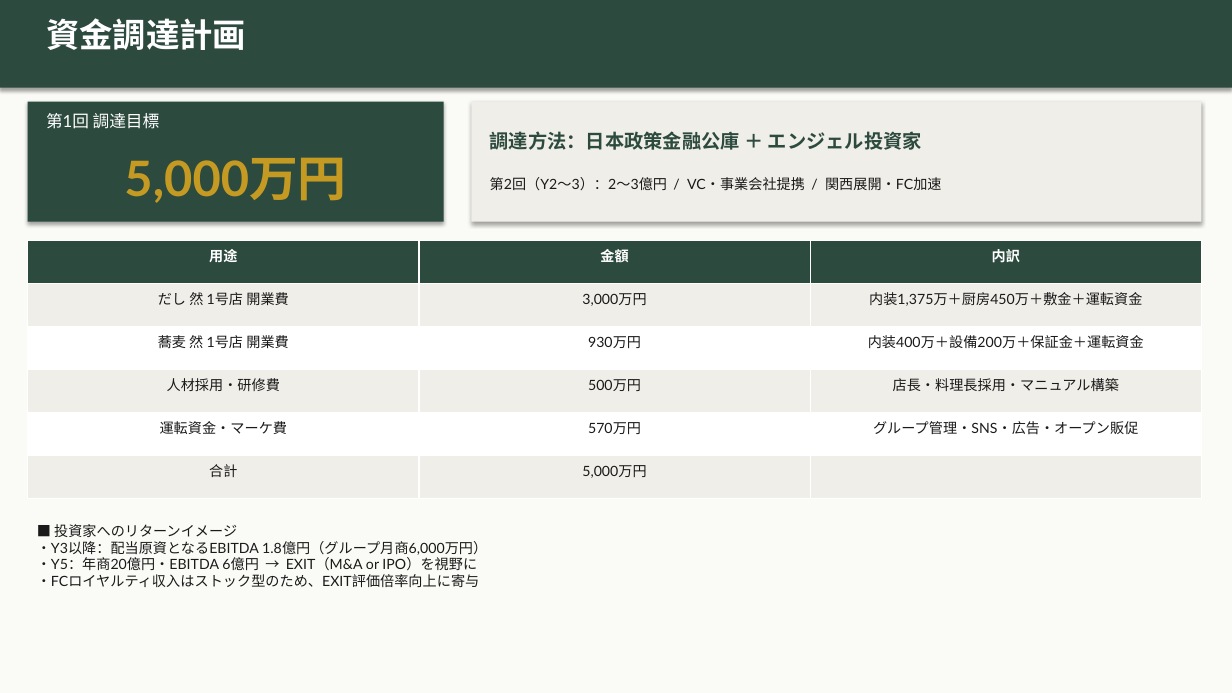
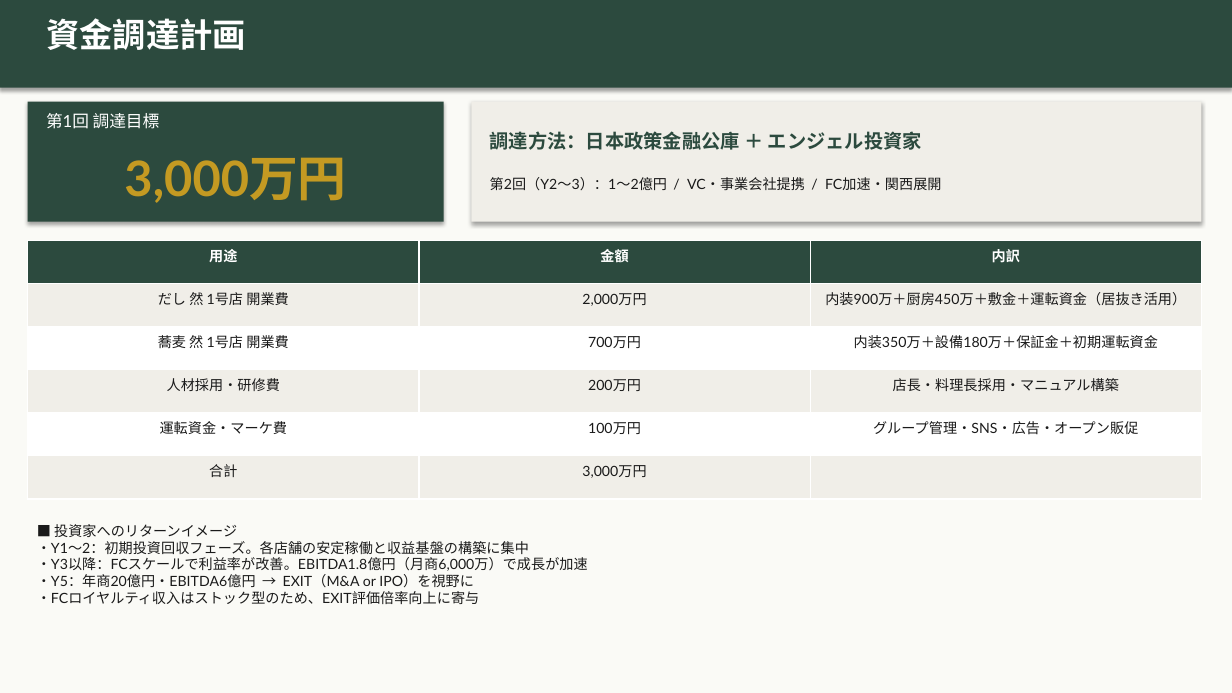
Before and after one commit to hunkotusaisinryo-lab/test-repo, a slide deck: slide 11 of zen/07_融資・投資家資料/然グループ_統合ピッチデッキ_強化版.pptx. Drawn at 1232x693 pixels with LibreOffice and Linux fonts; fonts in the diff are those of the drawing. Boxes give left, top, right and bottom in pixels: in the first picture for what was removed or moved away, otherwise in the second. Text is boxed around its words. In the diff, an @@ line names an element or a change of style, - is before the commit and + after.

```diff
--- a/zen/07_融資・投資家資料/然グループ_統合ピッチデッキ_強化版.pptx
+++ b/zen/07_融資・投資家資料/然グループ_統合ピッチデッキ_強化版.pptx
@@ text at bbox=[124, 157, 346, 203]: text changed @@
-5,000万円
+3,000万円
@@ text at bbox=[490, 177, 942, 190]: text changed @@
-第2回（Y2〜3）：2〜3億円 / VC・事業会社提携 / 関西展開・FC加速
+第2回（Y2〜3）：1〜2億円 / VC・事業会社提携 / FC加速・関西展開
@@ table at bbox=[28, 240, 1201, 499] @@
-row 2, column 2: 3,000万円
+row 2, column 2: 2,000万円
-row 2, column 3: 内装1,375万＋厨房450万＋敷金＋運転資金
+row 2, column 3: 内装900万＋厨房450万＋敷金＋運転資金（居抜き活用）
-row 3, column 2: 930万円
+row 3, column 2: 700万円
-row 3, column 3: 内装400万＋設備200万＋保証金＋運転資金
+row 3, column 3: 内装350万＋設備180万＋保証金＋初期運転資金
-row 4, column 2: 500万円
+row 4, column 2: 200万円
-row 5, column 2: 570万円
+row 5, column 2: 100万円
-row 6, column 2: 5,000万円
+row 6, column 2: 3,000万円
@@ text at bbox=[37, 541, 588, 587]: text changed @@
-・Y3以降：配当原資となるEBITDA 1.8億円（グループ月商6,000万円）
-・Y5：年商20億円・EBITDA 6億円 → EXIT（M&A or IPO）を視野に
+・Y1〜2：初期投資回収フェーズ。各店舗の安定稼働と収益基盤の構築に集中
+・Y3以降：FCスケールで利益率が改善。EBITDA1.8億円（月商6,000万）で成長が加速
+・Y5：年商20億円・EBITDA6億円 → EXIT（M&A or IPO）を視野に
```
Also in this commit, not shown: 5 other slides changed, 1 other file.
